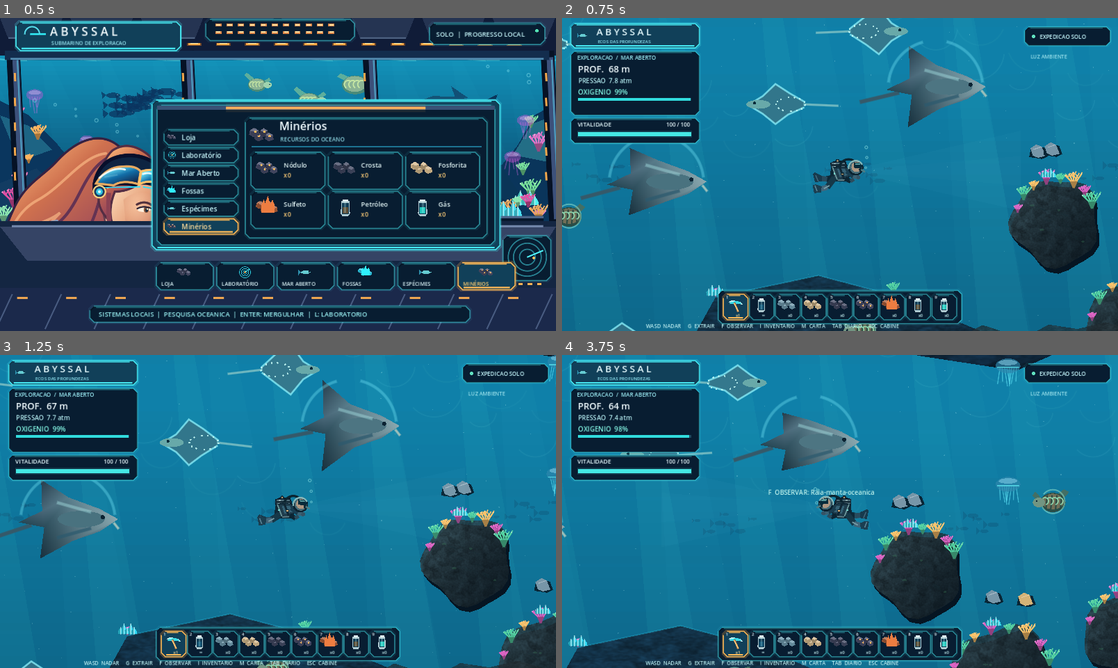
Above: before the commit, frames 1-4 (two rows, left to right).
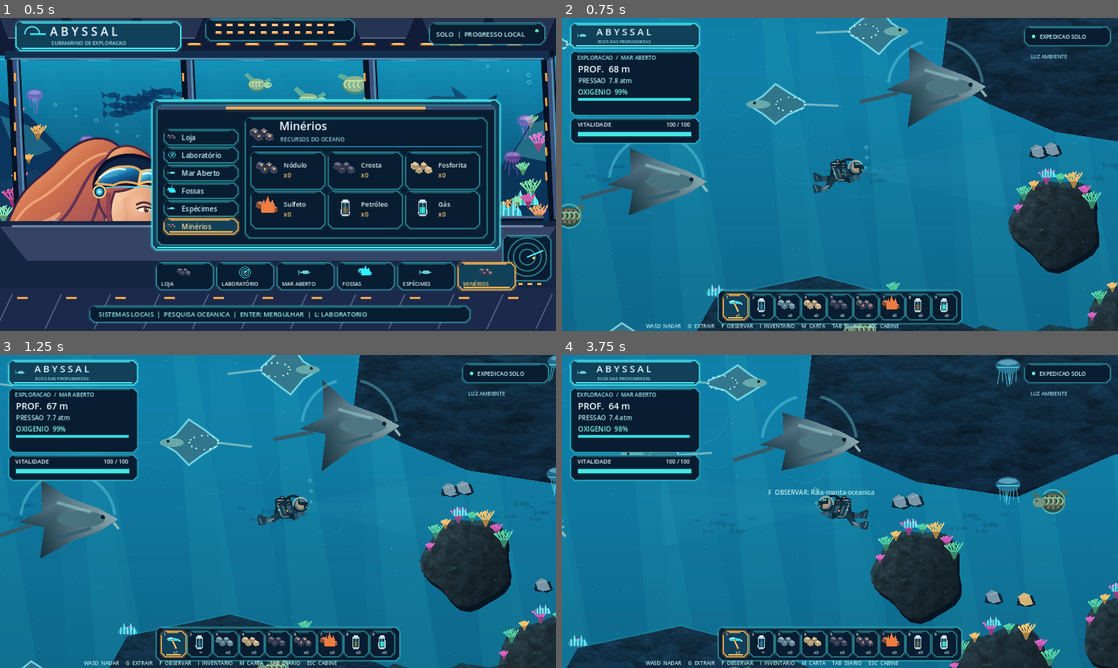
Above: after the commit, the same moments.

Repository: Esaneto/Abyssal
Game: Godot game, scene res://scenes/main.tscn
Two runs of this game, one before a commit and one after it. Both use one fixed random seed, a clock stepped at 60 frames per second and the inputs below.
Inputs (mouse positions are in pixels of both pictures, inside the frame that each line leads up to):
- Up to frame 1 (0.5 s): no input
- Up to frame 2 (0.75 s): tap Enter at 0.5 s; move the mouse to (962, 158) at 0.52 s; hold D (move_right) from 0.53 s (still down); hold G (extract) from 0.53 s (still down); click (962, 158) at 0.67 s
- Up to frame 3 (1.25 s): keep holding D (move_right); keep holding G (extract); tap Space at 0.77, 1.07 s
- Up to frame 4 (3.75 s): release D (move_right) at 1.25 s; release G (extract) at 1.25 s; drag from (728, 527) to (812, 574) at 1.27 s; move the mouse to (895, 442) at 2.02 s; hold D (move_right) 2.03-2.75 s; tap 1 at 2.1 s; drag from (812, 574) to (673, 464) at 2.77 s; move the mouse to (1006, 558) at 3.52 s; hold A (move_left) from 3.53 s (still down); tap R at 3.6 s

Frame 1 is identical in both runs. In frame 2, 8.7% of the frame differs, in the area x 68-100%, y 0-40%; in frame 3, 11%; in frame 4, 19%, in the area x 43-100%, y 0-46%.

Commit message:
art(godot): lower collidable cave ceiling into shallow reef camera while preserving tunnel

Diff:
--- a/godot-client/scripts/ocean_expedition.gd
+++ b/godot-client/scripts/ocean_expedition.gd
@@ -321,9 +321,9 @@
 			Vector2(5730,1325),Vector2(5450,1255)
 		]),
 		PackedVector2Array([
-			Vector2(4440,-100),Vector2(5500,-100),Vector2(5430,160),
-			Vector2(5190,225),Vector2(4950,330),Vector2(4700,292),
-			Vector2(4530,220),Vector2(4410,155)
+			Vector2(4440,220),Vector2(5500,220),Vector2(5430,480),
+			Vector2(5190,545),Vector2(4950,650),Vector2(4700,612),
+			Vector2(4530,540),Vector2(4410,475)
 		]),
 		PackedVector2Array([
 			Vector2(6700,2380),Vector2(6950,2250),Vector2(7180,2300),
